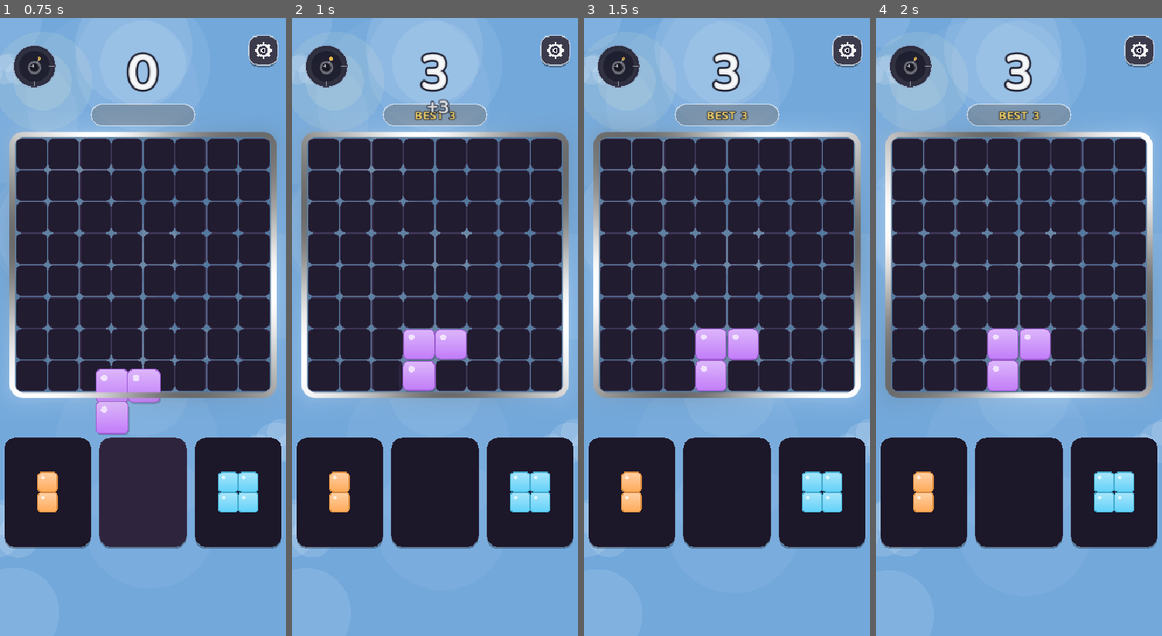
Above: before the commit, frames 1-4 (left to right).
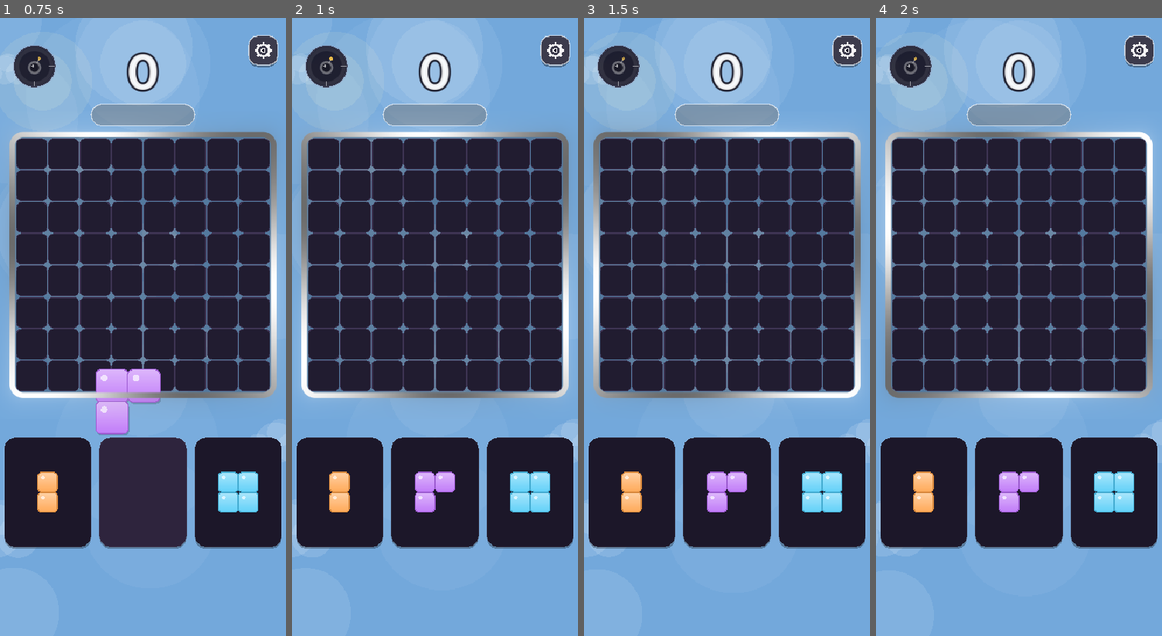
Above: after the commit, the same moments.

Repository: XSideZ/stax-game
Game: Godot game, scene res://scenes/Game.tscn
Same seed, same stepped clock (60 frames per second), same inputs: the game is played once before the commit and once after it. This scene is started directly instead of the project's main scene.
Inputs (mouse positions are in pixels of both pictures, inside the frame that each line leads up to):
- Up to frame 1 (0.75 s): move the mouse to (128, 450) at 0.52 s; click (128, 450) at 0.67 s
- Up to frame 2 (1 s): no input
- Up to frame 3 (1.5 s): drag from (812, 419) to (712, 450) at 1.27 s
- Up to frame 4 (2 s): no input

Frame 1 is identical in both runs. In frame 2, 3.1% of the frame differs, in the area x 38-62%, y 5-80%; in frame 3, 3.0%; in frame 4, 3.0%.

Commit message:
Only place a piece when it is over the board AND the finger is not in the tray
The snap-assist reached for the nearest valid cell regardless of how far outside
the board the drop was, so releasing a piece off to the side / down toward the
tray (to swap it) auto-placed it. Placement (and the ghost) is now gated on
_drop_targets_board: the lifted shape must be over the grid (now +0.5 cell edge
tolerance) AND the finger must be above the tray zone. The drag-lift floats the
shape above the finger, so a tray release previously still overlapped the board.

Co-Authored-By: Claude Opus 4.8 (1M context) <noreply@anthropic.com>

Diff:
--- a/scripts/Game.gd
+++ b/scripts/Game.gd
@@ -770,7 +770,7 @@
 	var color : Color    = pieces[dragging_slot].color
 	var snap  : Vector2i = _best_snap(lifted, shape)
 
-	if grid.can_place(shape, snap.y, snap.x):
+	if _drop_targets_board(pos) and grid.can_place(shape, snap.y, snap.x):
 		grid.place(shape, snap.y, snap.x, color, pieces[dragging_slot].get("pattern", 0))
 		placed[dragging_slot] = true
 		Sfx.play_place()
@@ -846,7 +846,7 @@
 			_game_over()
 
 		_save_run()
-	elif _is_over_grid(lifted):
+	elif _drop_targets_board(pos):
 		Sfx.play_invalid()
 		_buzz(25)
 
@@ -1077,6 +1077,11 @@
 
 func _update_ghost() -> void:
 	if dragging_slot < 0 or placed[dragging_slot]:
+		return
+	# Off the board (or finger in the tray) → hide the ghost so it's clear it won't place
+	if not _drop_targets_board(drag_pos):
+		grid.clear_ghost()
+		last_hover_valid = false
 		return
 	var shape : Array    = pieces[dragging_slot].shape
 	var snap  : Vector2i = _best_snap(drag_pos + Vector2(0, -DRAG_LIFT), shape)
@@ -2157,8 +2162,19 @@
 	BlockSkins.paint(self, grid.block_style, r, col, seed_v)
 
 func _is_over_grid(pos: Vector2) -> bool:
-	return pos.x >= GRID_X and pos.x <= GRID_X + GRID_COLS * GRID_STEP \
-		and pos.y >= GRID_Y and pos.y <= GRID_Y + GRID_ROWS * GRID_STEP
+	var m := GRID_STEP * 0.5   # small overhang tolerance at the edges
+	return pos.x >= GRID_X - m and pos.x <= GRID_X + GRID_COLS * GRID_STEP + m \
+		and pos.y >= GRID_Y - m and pos.y <= GRID_Y + GRID_ROWS * GRID_STEP + m
+
+# A release should only PLACE when the shape is over the board AND the finger
+# isn't down in the tray zone (releasing there means "put it back / swap another").
+# The drag-lift floats the shape above the finger, so both checks matter — without
+# the tray check, a swap-release auto-places because the lifted shape still overlaps
+# the board.
+func _drop_targets_board(finger: Vector2) -> bool:
+	if finger.y >= TRAY_Y:
+		return false
+	return _is_over_grid(finger + Vector2(0, -DRAG_LIFT))
 
 # ── Score popups ──────────────────────────────────────────────────────────────
 func _show_score_popup(amount: int, cleared_lines: int, multiplier: int) -> void:
